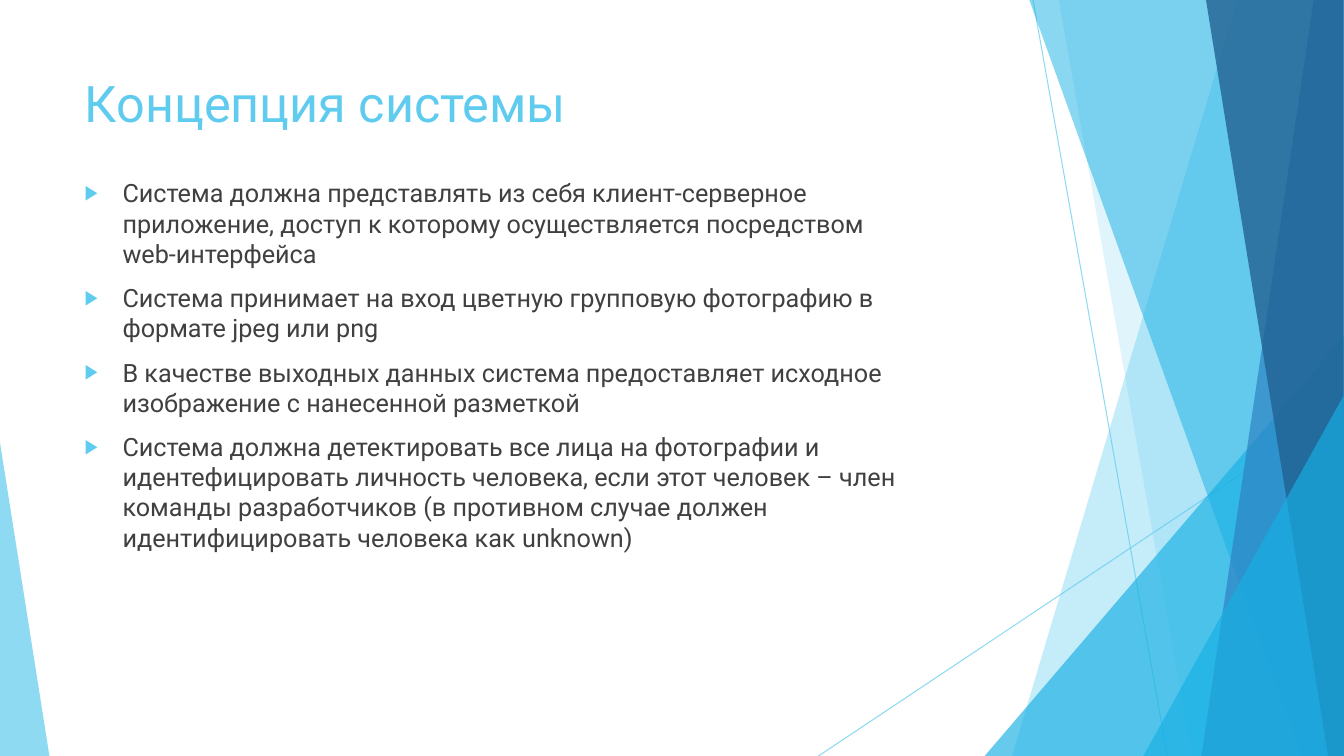
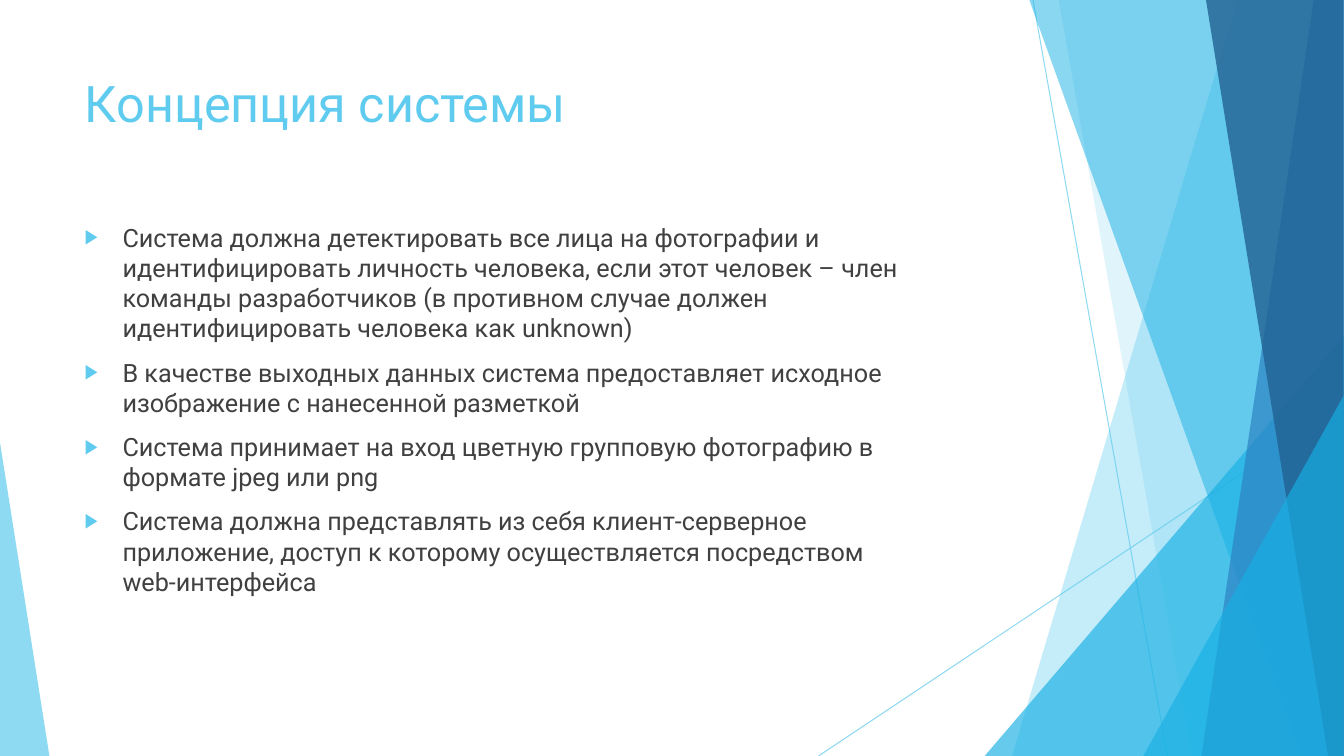
Before and after one commit to greyhuman/FaceReco, a slide deck: slide 4 of docs/external/Итоговая презентация.pptx. Drawn at 1344x756 pixels with LibreOffice and Linux fonts; fonts in the diff are those of the drawing. Boxes give left, top, right and bottom in pixels: in the first picture for what was removed or moved away, otherwise in the second. Text is boxed around its words. In the diff, an @@ line names an element or a change of style, - is before the commit and + after.

Commit message:
Presentation updated

```diff
--- a/docs/external/Итоговая презентация.pptx
+++ b/docs/external/Итоговая презентация.pptx
@@ text at (x1=123, y1=228, x2=897, y2=492): paragraphs added @@
+▶ Система должна детектировать все лица на фотографии и идентифицировать личность человека, если этот человек – член команды разработчиков (в противном случае должен идентифицировать человека как unknown)
+▶ В качестве выходных данных система предоставляет исходное изображение с нанесенной разметкой
+▶ Система принимает на вход цветную групповую фотографию в формате jpeg или png
@@ text at (x1=123, y1=288, x2=895, y2=553): paragraphs removed @@
-▶ Система принимает на вход цветную групповую фотографию в формате jpeg или png
-▶ В качестве выходных данных система предоставляет исходное изображение с нанесенной разметкой
-▶ Система должна детектировать все лица на фотографии и идентефицировать личность человека, если этот человек – член команды разработчиков (в противном случае должен идентифицировать человека как unknown)
```
Also in this commit, not shown: 8 other slides changed, 5 slides added, 1 slide removed.
